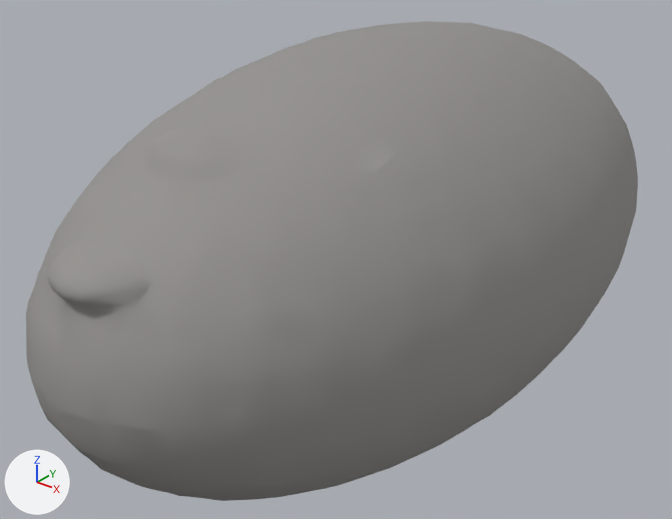
A saved change to the glTF model godot/assets/models/creatures/rockyshark/segment1.glb.
Rendered twice from a 50 mm camera at (1.01, -1.411, 0.775) aimed at (-0.057, -0.077, -0.052). Every picture has the same lights, and +X, +Y and +Z are marked at lower left. The picture after the commit comes second. Where no turn or scale is listed for an object, it has been applied to the vertices.

In view in the first picture: 'Segment1'.
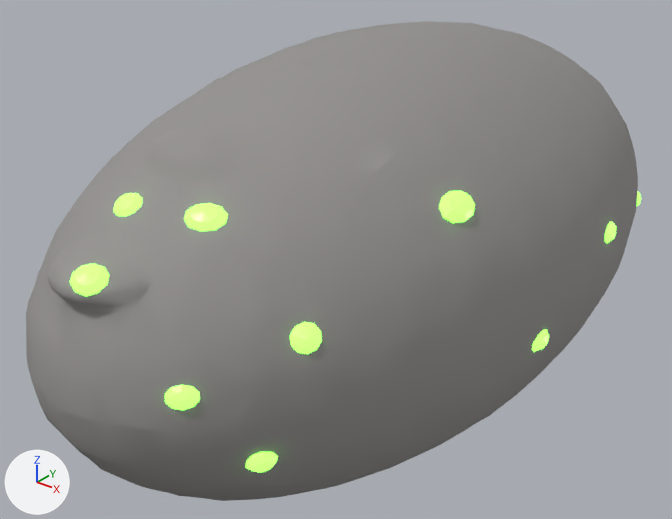
Pixel boxes [x1, y1, x2, y2] of what changed, in the pictures (672 x 519 px):
'PoreS4', added (green): after [184, 203, 228, 231]
'PoreS12', added (green): after [70, 263, 109, 297]
'PoreS2', added (green): after [439, 191, 475, 223]
'PoreS1', added (green): after [290, 322, 322, 354]
'PoreS13', added (green): after [165, 385, 200, 410]
'PoreS8', added (green): after [113, 193, 142, 216]
'PoreS11', added (green): after [246, 451, 278, 473]
'PoreS10', added: after [532, 329, 549, 352]
'PoreS6', added: after [605, 221, 616, 243]
'PoreS9', added: after [636, 191, 641, 207]

Diff of the bpy script that builds the scene:
```diff
--- a/godot/assets/models/creatures/rockyshark/segment1.glb.py
+++ b/godot/assets/models/creatures/rockyshark/segment1.glb.py
@@ mat_glow @@
 mat_glow = principled_material('Glow')
-mat_glow.base_color = (0.12, 0.85, 0.25)  # green #61ed89
+mat_glow.base_color = (0.22, 1.0, 0.08)  # green #81ff50
 mat_glow.roughness = 0.35
-mat_glow.emission_color = (0.141, 1.0, 0.294)  # green #69ff94
+mat_glow.emission_color = (0.22, 1.0, 0.08)  # green #81ff50
 mat_glow.emission_strength = 2.125
@@ ob_pores13 @@
+ob_pores13 = bpy.data.objects.new('PoreS13', me_pores13)  # 42 vertices, 80 faces; spans x -0.0212..0.0212, y -0.0219..0.0219, z -0.0205..0.0205; in mat_glow (green #81ff50, glowing green #81ff50)
+ob_pores13.location = (0.173, -0.703, 0.045)
@@ ob_pores12 @@
+ob_pores12 = bpy.data.objects.new('PoreS12', me_pores12)  # 42 vertices, 80 faces; spans x -0.0275..0.0275, y -0.0254..0.0254, z -0.0203..0.0203; in mat_glow (green #81ff50, glowing green #81ff50)
+ob_pores12.location = (0.031, -0.728, 0.188)
@@ ob_pores11 @@
+ob_pores11 = bpy.data.objects.new('PoreS11', me_pores11)  # 42 vertices, 80 faces; spans x -0.0202..0.0202, y -0.0241..0.0241, z -0.0229..0.0229; in mat_glow (green #81ff50, glowing green #81ff50)
+ob_pores11.location = (0.241, -0.624, -0.078)
@@ ob_pores10 @@
+ob_pores10 = bpy.data.objects.new('PoreS10', me_pores10)  # 42 vertices, 80 faces; spans x -0.0174..0.0174, y -0.0246..0.0246, z -0.0216..0.0216; in mat_glow (green #81ff50, glowing green #81ff50)
+ob_pores10.location = (0.414, -0.11, -0.05)
@@ ob_pores9 @@
+ob_pores9 = bpy.data.objects.new('PoreS9', me_pores9)  # 42 vertices, 80 faces; spans x -0.0183..0.0183, y -0.0216..0.0216, z -0.0212..0.0212; in mat_glow (green #81ff50, glowing green #81ff50)
+ob_pores9.location = (0.329, 0.488, -0.001)
@@ ob_pores8 @@
+ob_pores8 = bpy.data.objects.new('PoreS8', me_pores8)  # 42 vertices, 80 faces; spans x -0.0277..0.0277, y -0.0233..0.0233, z -0.0199..0.0199; in mat_glow (green #81ff50, glowing green #81ff50)
+ob_pores8.location = (-0.023, -0.606, 0.243)
@@ ob_pores6 @@
+ob_pores6 = bpy.data.objects.new('PoreS6', me_pores6)  # 42 vertices, 80 faces; spans x -0.0173..0.0173, y -0.028..0.028, z -0.0209..0.0209; in mat_glow (green #81ff50, glowing green #81ff50)
+ob_pores6.location = (0.409, 0.151, 0.06)
@@ ob_pores4 @@
+ob_pores4 = bpy.data.objects.new('PoreS4', me_pores4)  # 42 vertices, 80 faces; spans x -0.0324..0.0324, y -0.0266..0.0266, z -0.0201..0.0201; in mat_glow (green #81ff50, glowing green #81ff50)
+ob_pores4.location = (0.103, -0.573, 0.248)
@@ ob_pores2 @@
+ob_pores2 = bpy.data.objects.new('PoreS2', me_pores2)  # 42 vertices, 80 faces; spans x -0.0214..0.0214, y -0.0367..0.0367, z -0.0236..0.0236; in mat_glow (green #81ff50, glowing green #81ff50)
+ob_pores2.location = (0.322, -0.256, 0.219)
@@ ob_pores1 @@
+ob_pores1 = bpy.data.objects.new('PoreS1', me_pores1)  # 42 vertices, 80 faces; spans x -0.0204..0.0204, y -0.0236..0.0236, z -0.0242..0.0242; in mat_glow (green #81ff50, glowing green #81ff50)
+ob_pores1.location = (0.271, -0.556, 0.107)
```
